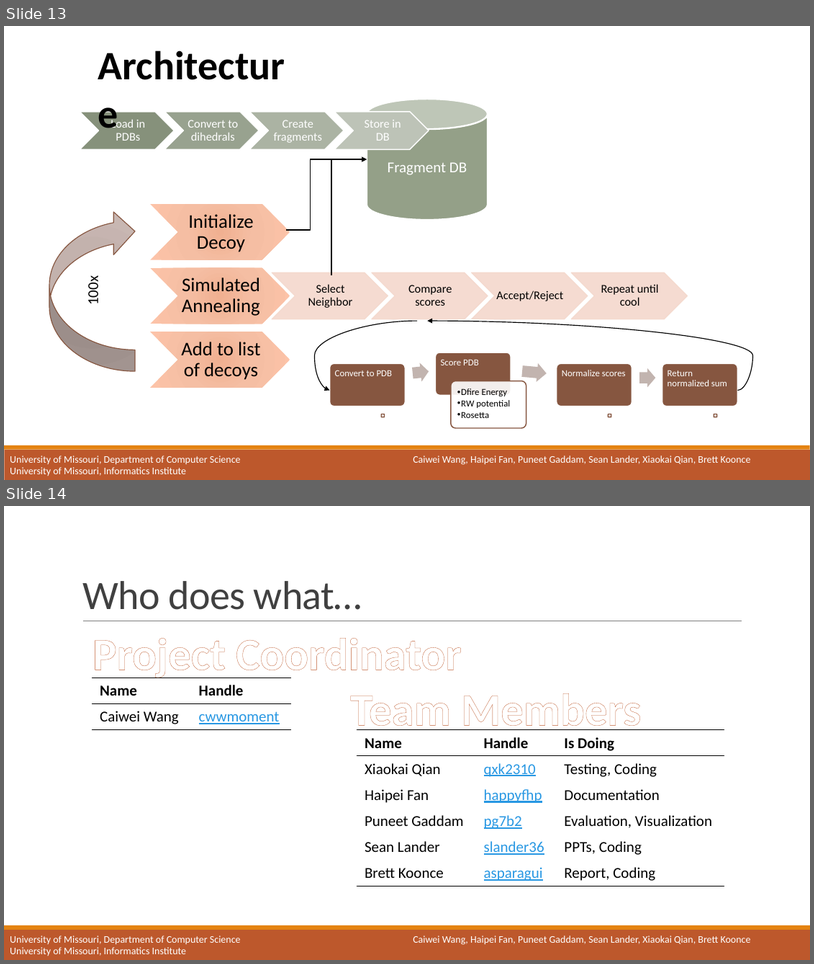
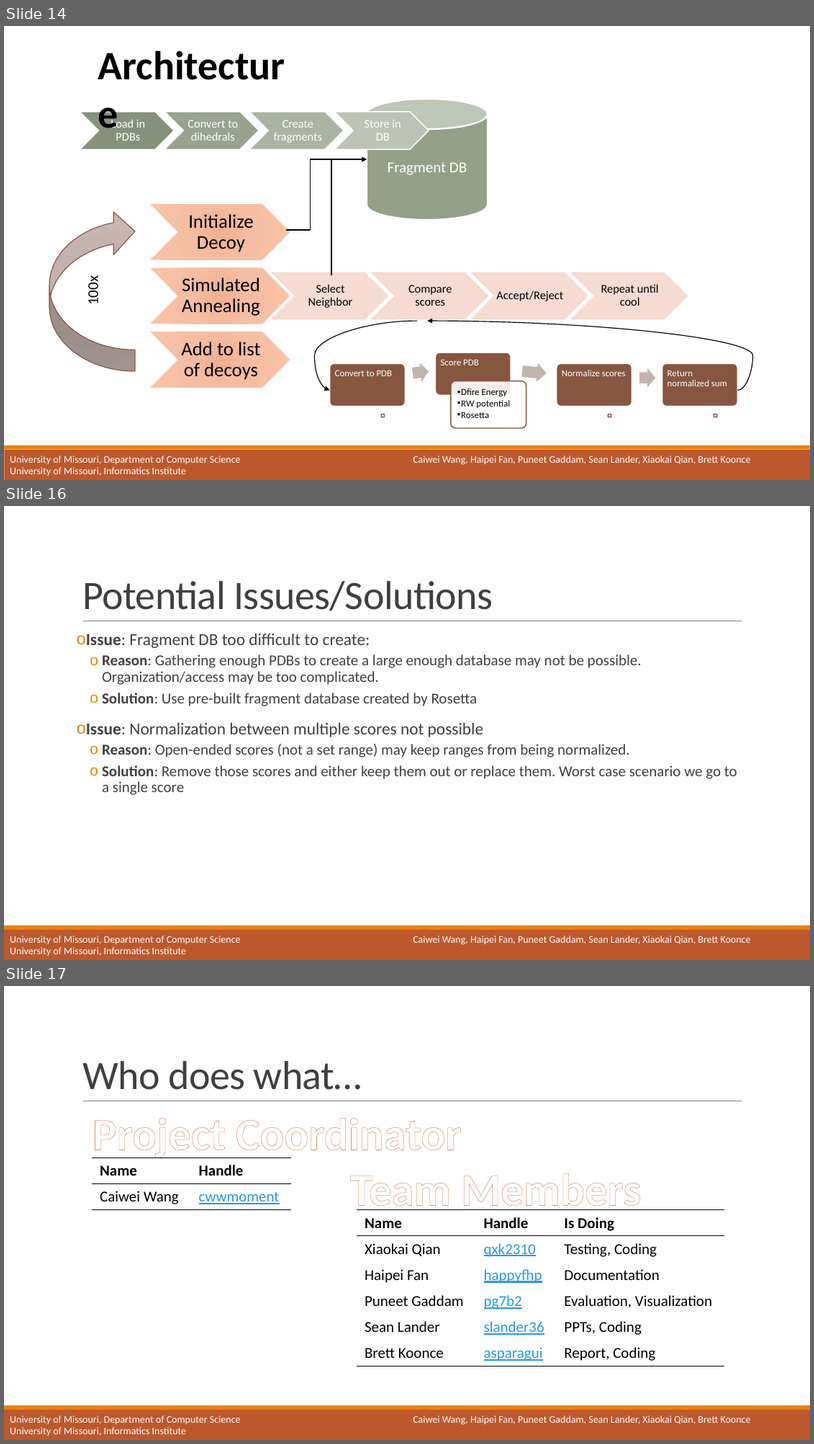
Before and after one commit to MizzouCMMSGroup1/TFPyModeller, a slide deck: doc/TFPyModeller Project Presentation.pptx. Shown one above the other, each under a label of ours: slides 13 and 14 before the commit, slides 14, 16 and 17 after it; the slides between them are not shown. The pictures are 814x964 and 814x1444 pixels, drawn with LibreOffice and Linux fonts; fonts in the diff are those of the drawing; background and template pictures are left out. Boxes give left, top, right and bottom in pixels: in the first picture for what was removed or moved away, otherwise in the second. Text is boxed around its words. In the diff, an @@ line names an element or a change of style, - is before the commit and + after.

```diff
--- a/doc/TFPyModeller Project Presentation.pptx
+++ b/doc/TFPyModeller Project Presentation.pptx
@@ slide 16 added at bbox=[4, 506, 810, 960], background #FFFFFF; not listed: 5 template elements that a slide beside it also shows @@
@@ title added at bbox=[82, 581, 493, 611], 48 pt, text #404040 @@
+Potential Issues/Solutions
@@ text added at bbox=[86, 633, 738, 795], 18 pt, text #404040 @@
+o Issue: Fragment DB too difficult to create:
+  o Reason: Gathering enough PDBs to create a large enough database may not be possible. Organization/access may be too complicated.
+  o Solution: Use pre-built fragment database created by Rosetta
+o Issue: Normalization between multiple scores not possible
+  o Reason: Open-ended scores (not a set range) may keep ranges from being normalized.
+  o Solution: Remove those scores and either keep them out or replace them. Worst case scenario we go to a single score
@@ what was slide 13 is now slide 14 @@
@@ what was slide 14 is now slide 17 @@
```
Also in this commit, not shown: 1 slide changed, 2 other slides added.
